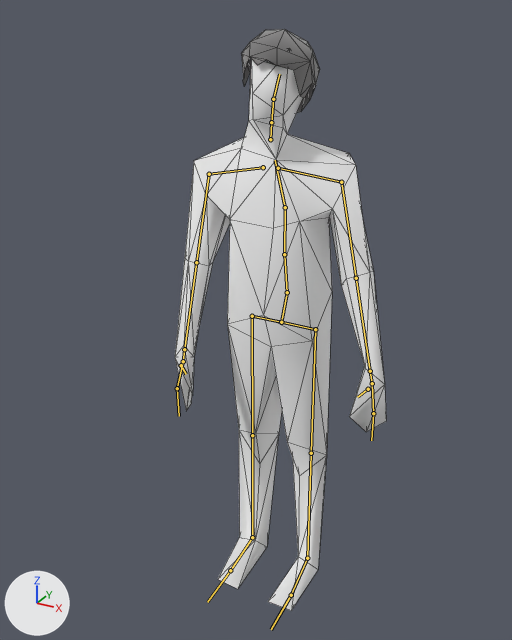
The glTF model assets/avanto/guy.glb as it was, and as the next commit left it.
Both versions are drawn from a 50 mm lens placed at (0.91, -1.33, 1.356), pointed at (-0.023, 0.366, 0.508). The lights are fixed; the arrows at lower left show +X, +Y and +Z. Both versions are drawn at frame 10 of the action 'passing_out'; the numbers are the values there. The bones that bend it are drawn over the model as lines. Mesh edges are drawn as thin lines.

Objects in the first picture: 'body', 'hair'.
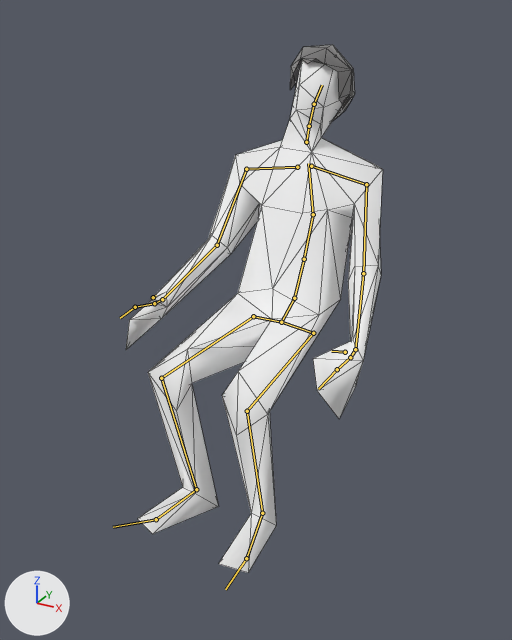
Changed parts and their boxes (x1, y1, x2, y2) in the pictures (512 x 640 px):
'body', posed (22% wider, 7% shorter)
    before: (175, 59, 386, 611)
    after: (126, 60, 383, 573)
'hair', posed
    before: (241, 29, 320, 113)
    after: (290, 45, 355, 120)
bone 'Hips', root to tip
    before: (281, 322) to (287, 292)
    after: (281, 322) to (294, 298)
bone 'LeftUpLeg', root to tip
    before: (315, 329) to (311, 453)
    after: (313, 333) to (247, 411)
bone 'LeftLeg', root to tip
    before: (311, 453) to (307, 558)
    after: (247, 411) to (262, 513)
bone 'LeftFoot', root to tip
    before: (307, 558) to (291, 595)
    after: (262, 513) to (246, 558)
bone 'LeftToeBase', root to tip
    before: (291, 595) to (271, 629)
    after: (246, 558) to (225, 589)
bone 'Spine', root to tip
    before: (284, 254) to (285, 207)
    after: (304, 259) to (313, 214)
bone 'Spine1', root to tip
    before: (285, 207) to (275, 160)
    after: (313, 214) to (308, 163)
bone 'LeftShoulder', root to tip
    before: (278, 168) to (341, 182)
    after: (311, 166) to (366, 184)
bone 'LeftForeArm', root to tip
    before: (356, 278) to (370, 371)
    after: (363, 273) to (355, 349)
bone 'LeftHand', root to tip
    before: (370, 371) to (372, 383)
    after: (355, 349) to (350, 357)
bone 'Neck1', root to tip
    before: (271, 122) to (273, 99)
    after: (309, 126) to (314, 104)
bone 'RightShoulder', root to tip
    before: (263, 167) to (209, 174)
    after: (297, 167) to (246, 169)
bone 'RightForeArm', root to tip
    before: (196, 262) to (184, 349)
    after: (217, 245) to (162, 299)
bone 'RightHand', root to tip
    before: (184, 349) to (183, 361)
    after: (162, 299) to (154, 303)
bone 'RightUpLeg', root to tip
    before: (252, 316) to (252, 435)
    after: (253, 316) to (161, 378)
bone 'RightLeg', root to tip
    before: (252, 435) to (252, 537)
    after: (161, 378) to (196, 489)
bone 'RightFoot', root to tip
    before: (252, 537) to (230, 570)
    after: (196, 489) to (156, 519)
bone 'RightToeBase', root to tip
    before: (230, 570) to (207, 602)
    after: (156, 519) to (113, 527)

What the commit changed:
Bone 'Hips' (bone_hips) turns from (0, 0, 0) to (-33, -5, -2) degrees about its own x, y and z.
Bone 'LeftUpLeg' (bone_leftupleg) turns from (4, 0, 5) to (-49, -9, 3) degrees about its own x, y and z.
Bone 'LeftLeg' (bone_leftleg) turns from (-6, 0, 1) to (97, 0, 0) degrees about its own x, y and z.
Bone 'LeftFoot' (bone_leftfoot) turns from (0, 0, 0) to (-16, -2, -3) degrees about its own x, y and z.
Bone 'LeftToeBase' (bone_lefttoebase) turns from (0, 0, 0) to (-11, 1, 11) degrees about its own x, y and z.
Bone 'Spine' (bone_spine) turns from (0, 0, 0) to (15, 1, 0) degrees about its own x, y and z.
Bone 'Spine1' (bone_spine1) turns from (0, 0, 0) to (-6, 6, 8) degrees about its own x, y and z.
Bone 'LeftShoulder' (bone_leftshoulder) turns from (0, 0, 0) to (1, 8, -11) degrees about its own x, y and z.
Bone 'LeftForeArm' (bone_leftforearm) turns from (-46, -3, -3) to (-16, 5, 10) degrees about its own x, y and z.
Bone 'LeftHand' (bone_lefthand) turns from (-10, 1, 6) to (14, 6, 4) degrees about its own x, y and z.
Bone 'Neck1' (bone_neck1) turns from (0, 0, 0) to (3, 0, -5) degrees about its own x, y and z.
Bone 'RightShoulder' (bone_rightshoulder) turns from (0, 0, 0) to (-3, -7, -12) degrees about its own x, y and z.
Bone 'RightForeArm' (bone_rightforearm) turns from (-46, 3, 3) to (-18, -4, -9) degrees about its own x, y and z.
Bone 'RightHand' (bone_righthand) turns from (-10, -1, -6) to (14, 14, -8) degrees about its own x, y and z.
Bone 'RightUpLeg' (bone_rightupleg) turns from (4, 0, -5) to (-50, 2, -8) degrees about its own x, y and z.
Bone 'RightLeg' (bone_rightleg) turns from (-6, 0, -1) to (95, 0, 0) degrees about its own x, y and z.
Bone 'RightFoot' (bone_rightfoot) turns from (0, 0, 0) to (-15, 5, 12) degrees about its own x, y and z.
Bone 'RightToeBase' (bone_righttoebase) turns from (0, 0, 0) to (-17, -2, -17) degrees about its own x, y and z.
